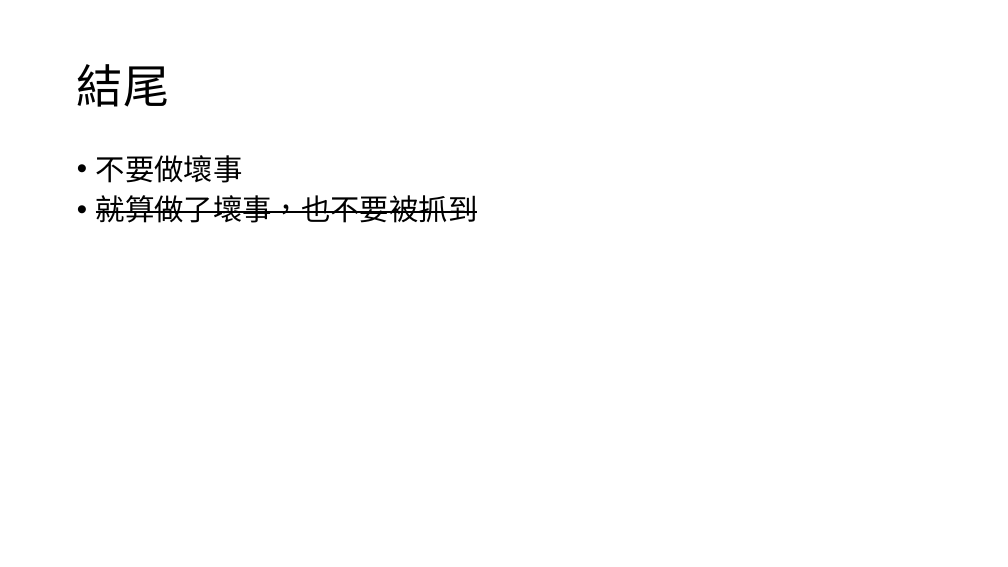
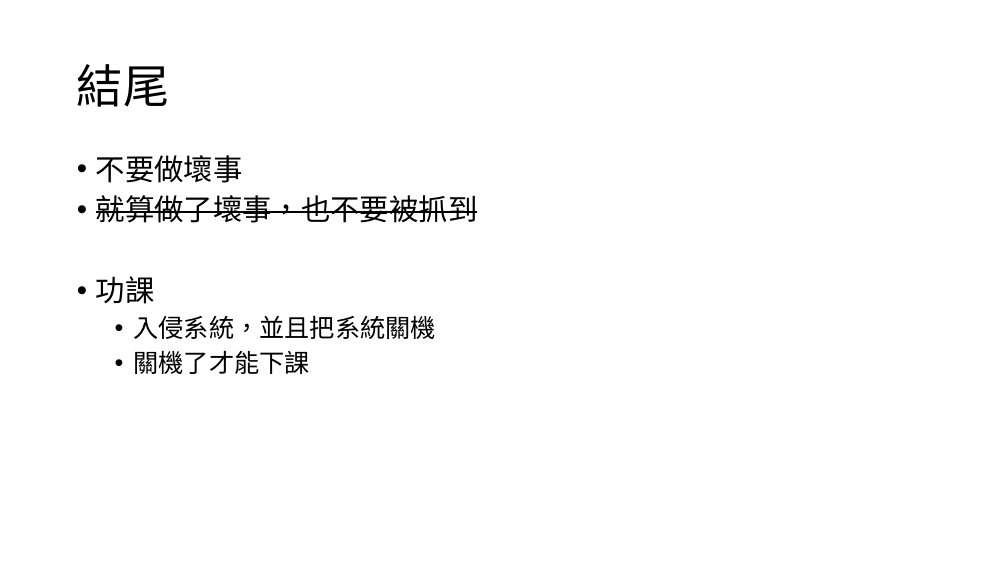
Before and after one commit to lawrence910426/Cloud-drive, a slide deck: slide 13 of Information Security.pptx. Drawn at 1008x567 pixels with LibreOffice and Linux fonts; fonts in the diff are those of the drawing; background and template pictures are left out. Boxes give left, top, right and bottom in pixels: in the first picture for what was removed or moved away, otherwise in the second. Text is boxed around its words. In the diff, an @@ line names an element or a change of style, - is before the commit and + after.

```diff
--- a/Information Security.pptx
+++ b/Information Security.pptx
@@ text at [96, 276, 436, 374]: paragraphs added @@
+• 功課
+  • 入侵系統，並且把系統關機
+  • 關機了才能下課
```
Also in this commit, not shown: 5 other slides changed, 1 slide added, 1 slide removed, 2 other files.
